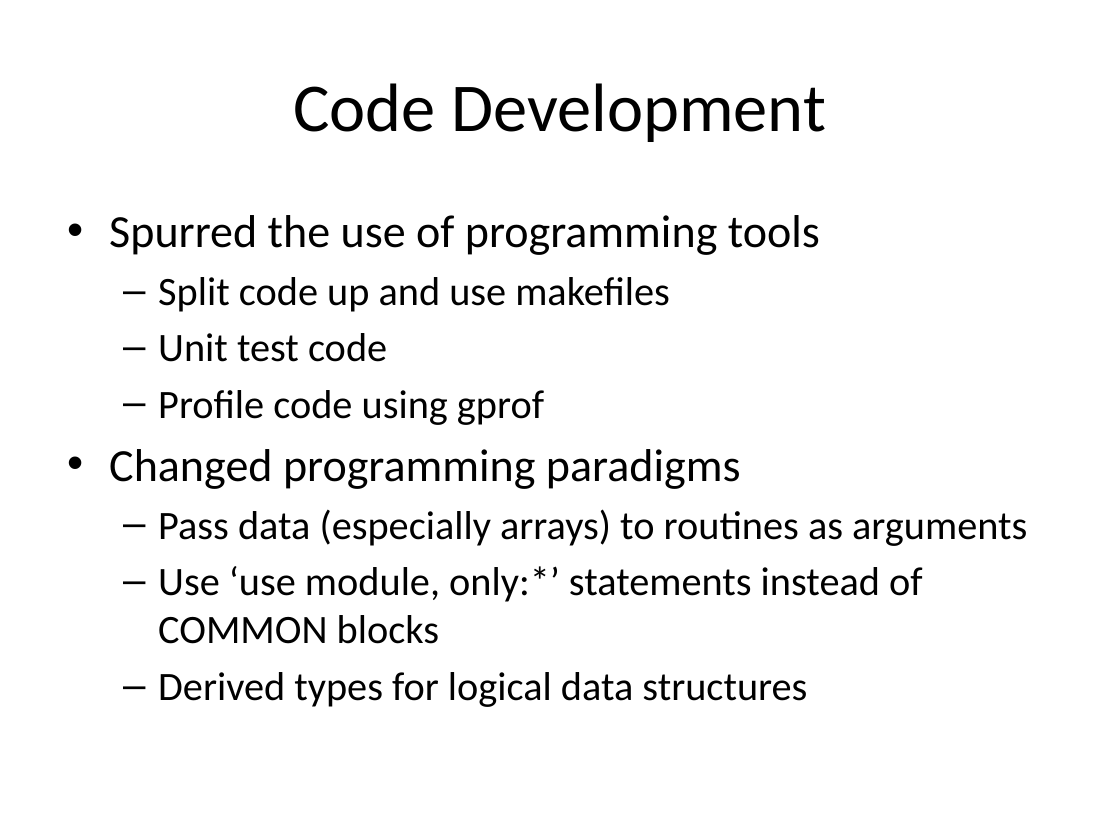
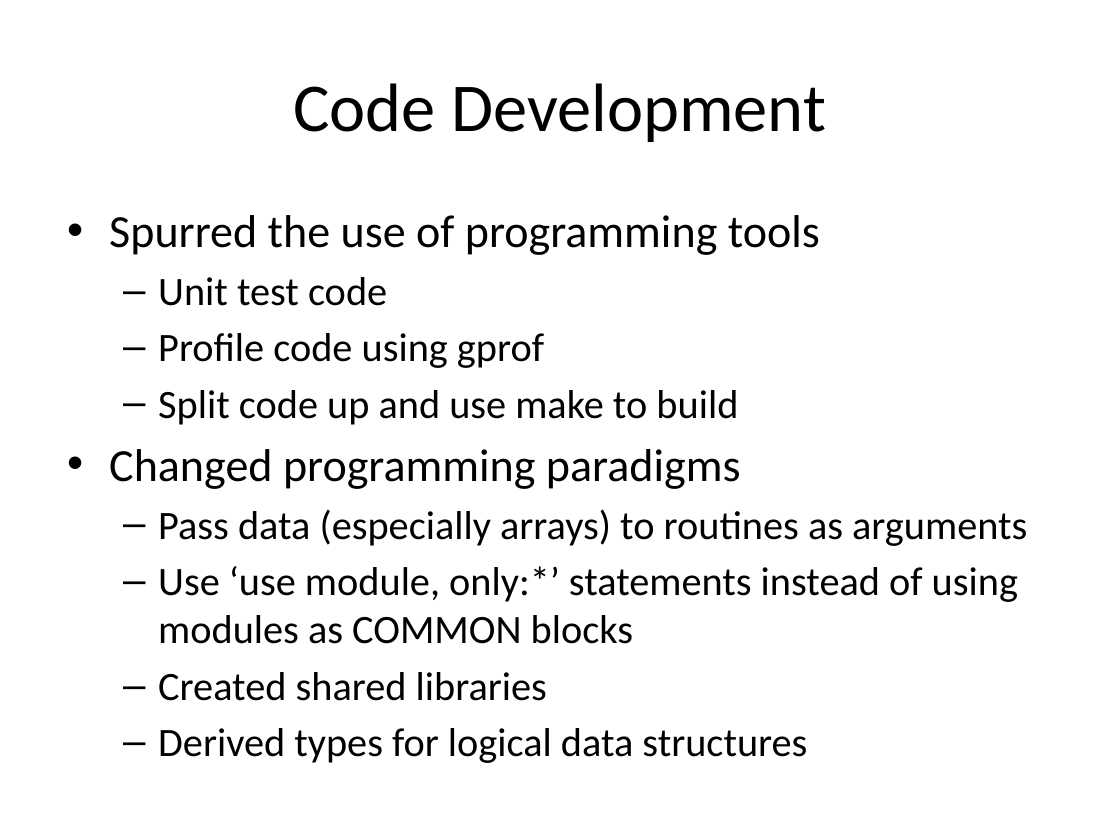
Before and after one commit to jderlaga/Presentations, a slide deck: slide 13 of June_Overview.pptx. Drawn at 1120x840 pixels with LibreOffice and Linux fonts; fonts in the diff are those of the drawing. Boxes give left, top, right and bottom in pixels: in the first picture for what was removed or moved away, otherwise in the second. Text is boxed around its words. In the diff, an @@ line names an element or a change of style, - is before the commit and + after.

```diff
--- a/June_Overview.pptx
+++ b/June_Overview.pptx
@@ text at (158,277,670,312): paragraph removed @@
-  – Split code up and use makefiles
@@ text at (158,390,738,425): paragraph added @@
+  – Split code up and use make to build
@@ text at (158,566,1018,701): text changed @@
-  – Use ‘use module, only:*’ statements instead of COMMON blocks
+  – Use ‘use module, only:*’ statements instead of using modules as COMMON blocks
+  – Created shared libraries
```
Also in this commit, not shown: 13 other slides changed, 2 slides added, 1 slide removed.
